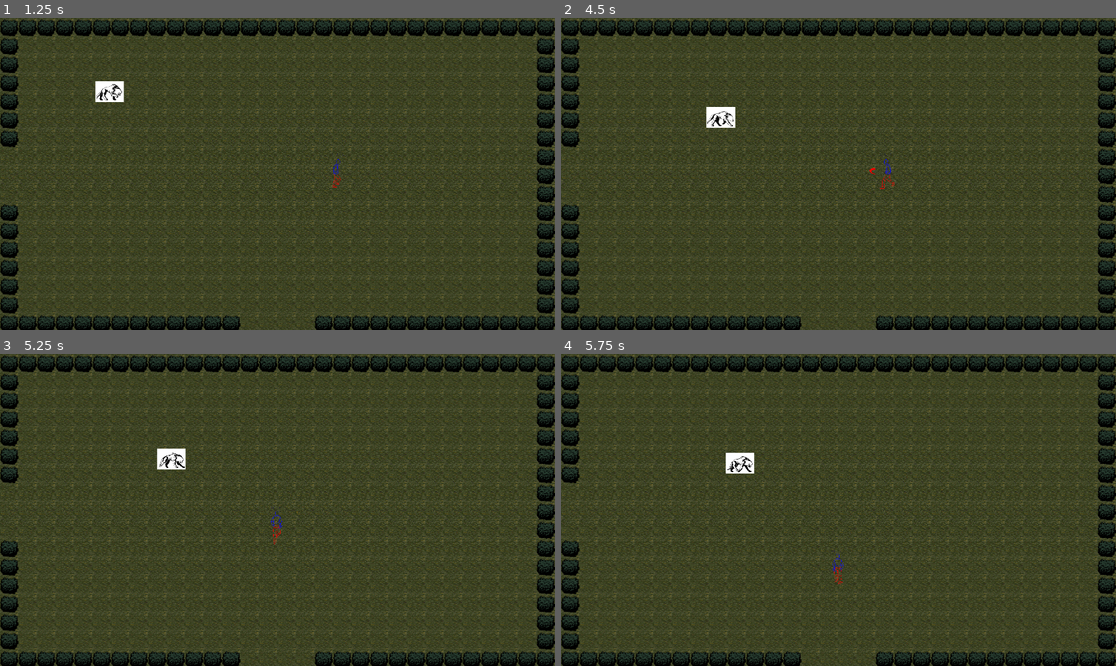
Above: before the commit, frames 1-4 (two rows, left to right).
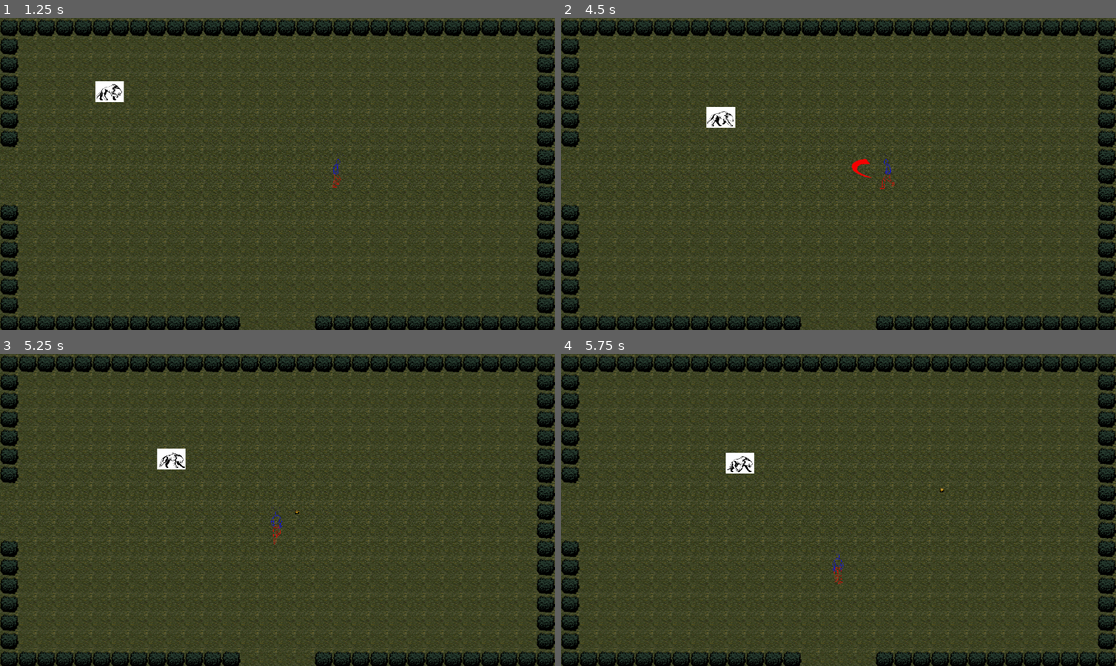
Above: after the commit, the same moments.

Repository: brinley53/MrFictitious
Game: Godot game, scene res://Scenes/main.tscn
Same seed, same stepped clock (60 frames per second), same inputs: the game is played once before the commit and once after it.
Inputs (mouse positions are in pixels of both pictures, inside the frame that each line leads up to):
- Up to frame 1 (1.25 s): move the mouse to (399, 158) at 0.52 s; hold D (move_right) from 0.53 s (still down); tap B (increaseBullet, bound only after the commit) at 0.6 s
- Up to frame 2 (4.5 s): move the mouse to (727, 189) at 1.27 s; release D (move_right) at 1.28 s; hold S (move_down) 1.28-2.03 s; click (727, 189) at 1.35 s; tap B (increaseBullet, bound only after the commit) at 1.55, 2.3, 2.85, 3.6 s; move the mouse to (894, 105) at 2.02 s; hold D (move_right) 2.03-2.78 s; right-click (894, 105) at 2.1 s; move the mouse to (810, 236) at 2.77 s; hold W (move_up) 2.78-3.53 s; move the mouse to (1005, 220) at 3.52 s; hold A (move_left) from 3.53 s (still down); move the mouse to (672, 127) at 4.27 s; click (672, 127) at 4.35 s
- Up to frame 3 (5.25 s): tap B (increaseBullet, bound only after the commit) at 4.55 s; move the mouse to (305, 510) at 5.02 s; release A (move_left) at 5.03 s; hold S (move_down) from 5.03 s (still down); right-click (305, 510) at 5.1 s
- Up to frame 4 (5.75 s): keep holding S (move_down); tap B (increaseBullet, bound only after the commit) at 5.3 s

Frame 1 is identical in both runs. In frame 2, less than 0.1% of the frame differs, in the area x 52-57%, y 44-52%; in frame 3, less than 0.1%; in frame 4, less than 0.1%.

Commit message:
Demo stuff

Diff:
--- a/mr-fictitious/Scenes/player.tscn
+++ b/mr-fictitious/Scenes/player.tscn
@@ -361,7 +361,7 @@
 
 [node name="AttackSprite" type="AnimatedSprite2D" parent="AttackArea"]
 position = Vector2(0, -10)
-scale = Vector2(0.7, 0.7)
+scale = Vector2(2, 2)
 sprite_frames = SubResource("SpriteFrames_tokwd")
 animation = &"attacking"
 frame_progress = 0.448132
--- a/mr-fictitious/Scenes/projectile.tscn
+++ b/mr-fictitious/Scenes/projectile.tscn
@@ -10,6 +10,7 @@
 script = ExtResource("1_tscs5")
 
 [node name="Area2D" type="Area2D" parent="."]
+scale = Vector2(3, 3)
 
 [node name="CollisionShape2D" type="CollisionShape2D" parent="Area2D"]
 shape = SubResource("CircleShape2D_lbv8g")
@@ -20,7 +21,7 @@
 autostart = true
 
 [node name="Sprite2D" type="Sprite2D" parent="."]
-scale = Vector2(0.15, 0.15)
+scale = Vector2(0.5, 0.5)
 texture = ExtResource("2_mgg2f")
 
 [connection signal="area_entered" from="Area2D" to="." method="_on_area_2d_area_entered"]
--- a/mr-fictitious/Scripts/player.gd
+++ b/mr-fictitious/Scripts/player.gd
@@ -53,6 +53,10 @@
 		can_attack = false
 	if Input.is_action_just_pressed("secondary_attack") and can_attack:
 		shoot_projectile()
+
+	if Input.is_action_just_pressed("increaseBullet"):
+		collectItem(bulletResource)
+		add_bullet()
 
 func get_size() -> Vector2:
 	return collision_shape.shape.size
--- a/mr-fictitious/project.godot
+++ b/mr-fictitious/project.godot
@@ -65,3 +65,8 @@
 "events": [Object(InputEventKey,"resource_local_to_scene":false,"resource_name":"","device":-1,"window_id":0,"alt_press …(192 unchanged characters)…
 ]
 }
+increaseBullet={
+"deadzone": 0.5,
+"events": [Object(InputEventKey,"resource_local_to_scene":false,"resource_name":"","device":-1,"window_id":0,"alt_pressed":false,"shift_pressed":false,"ctrl_pressed":false,"meta_pressed":false,"pressed":false,"keycode":0,"physical_keycode":66,"key_label":0,"unicode":98,"location":0,"echo":false,"script":null)
+]
+}
